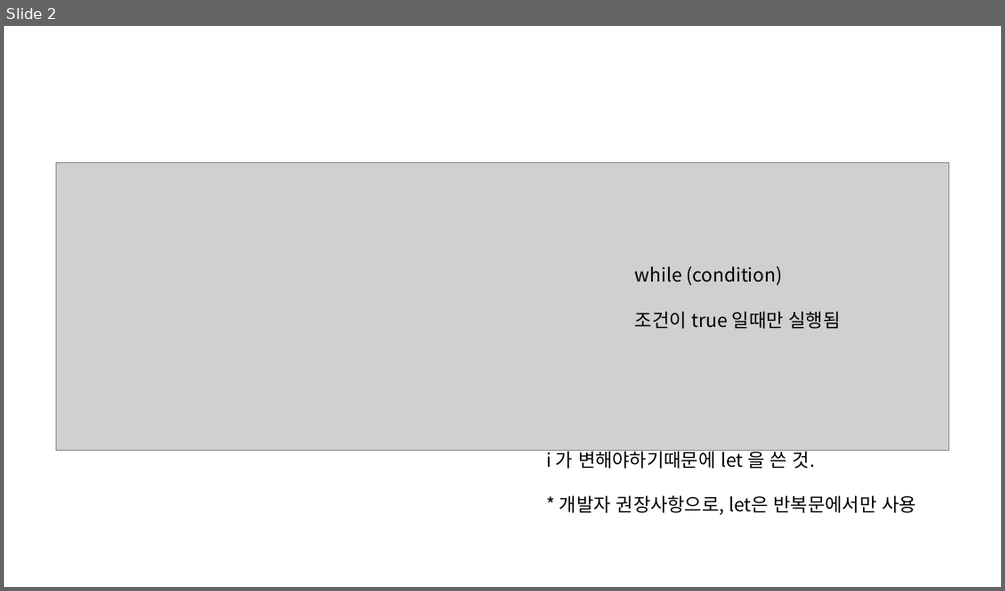
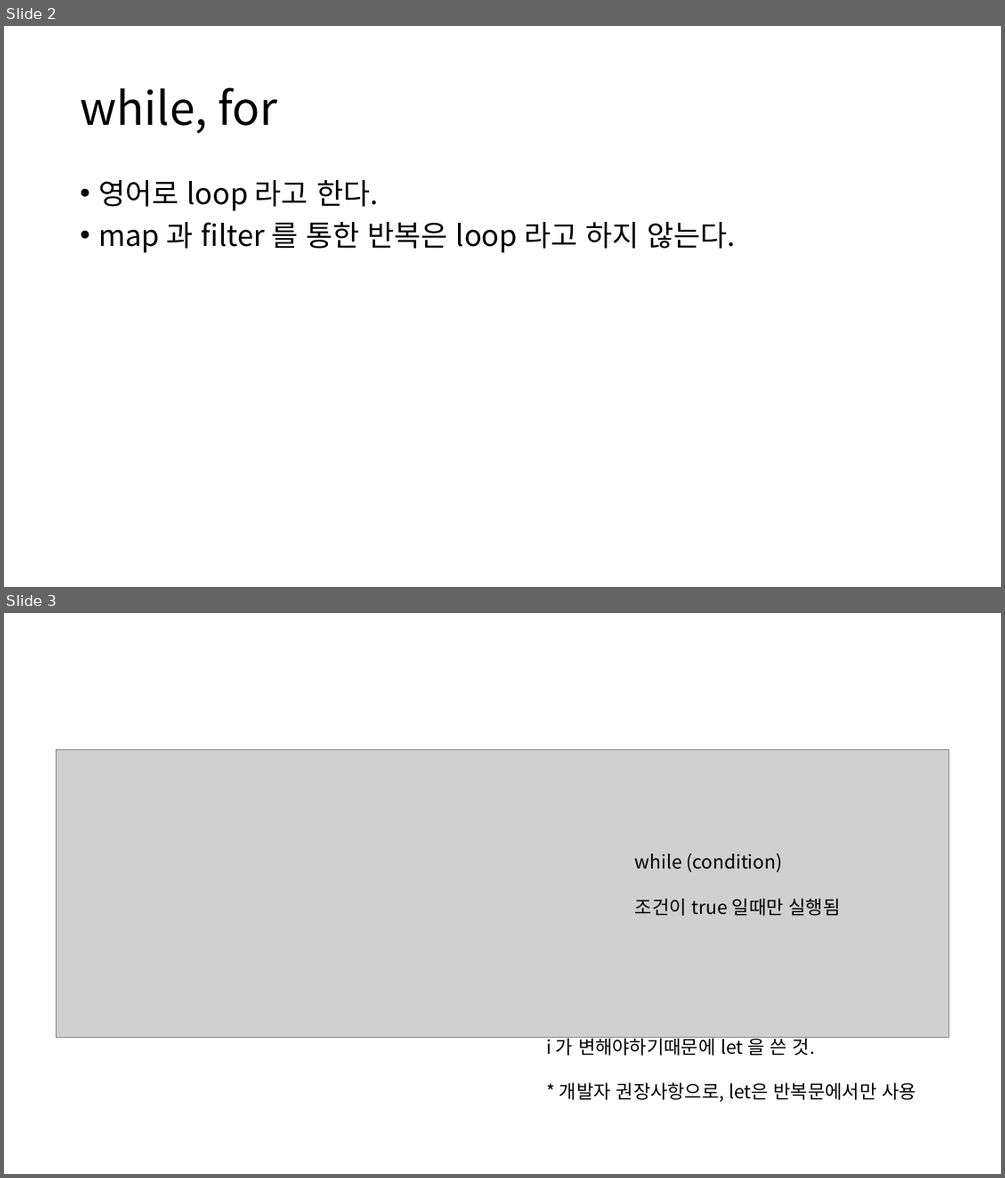
Before and after one commit to GNUCSAssistants/2021webprogramming, a slide deck: 수업/8. JavaScript (4)/PPT/JavaScript(4).pptx. Shown one above the other, each under a label of ours: slide 2 before the commit, slides 2 and 3 after it. The pictures are 1005x591 and 1005x1178 pixels, drawn with LibreOffice and Linux fonts; fonts in the diff are those of the drawing; grey boxes stand for pictures. Boxes give left, top, right and bottom in pixels: in the first picture for what was removed or moved away, otherwise in the second. Text is boxed around its words. In the diff, an @@ line names an element or a change of style, - is before the commit and + after.

```diff
--- a/수업/8. JavaScript (4)/PPT/JavaScript(4).pptx
+++ b/수업/8. JavaScript (4)/PPT/JavaScript(4).pptx
@@ slide 2 added at (x1=4, y1=26, x2=1001, y2=587), background #FFFFFF @@
@@ title added at (x1=80, y1=87, x2=278, y2=134), 44 pt, text #000000 @@
+while, for
@@ text added at (x1=98, y1=180, x2=735, y2=253), 28 pt, text #000000 @@
+• 영어로 loop 라고 한다.
+• map 과 filter 를 통한 반복은 loop 라고 하지 않는다.
@@ what was slide 2 is now slide 3 @@
```
Also in this commit, not shown: 6 slides changed, 4 other files.
